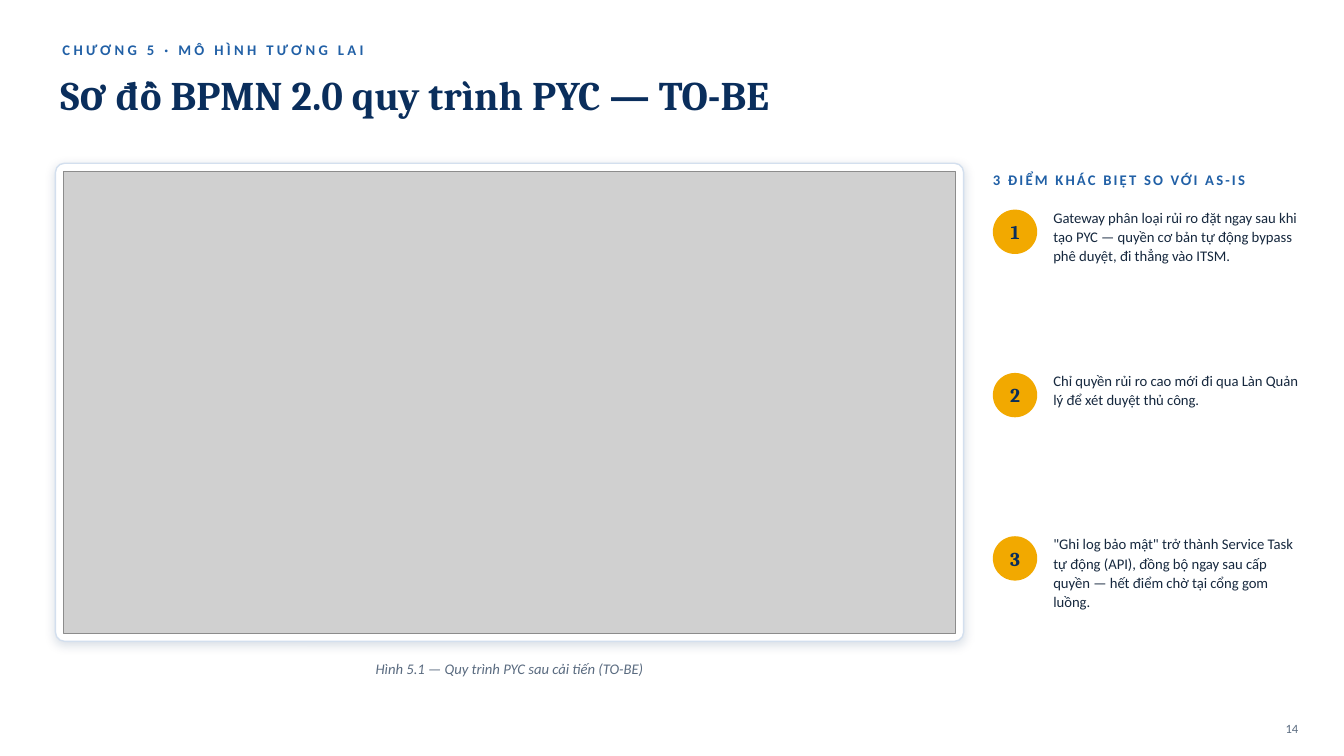
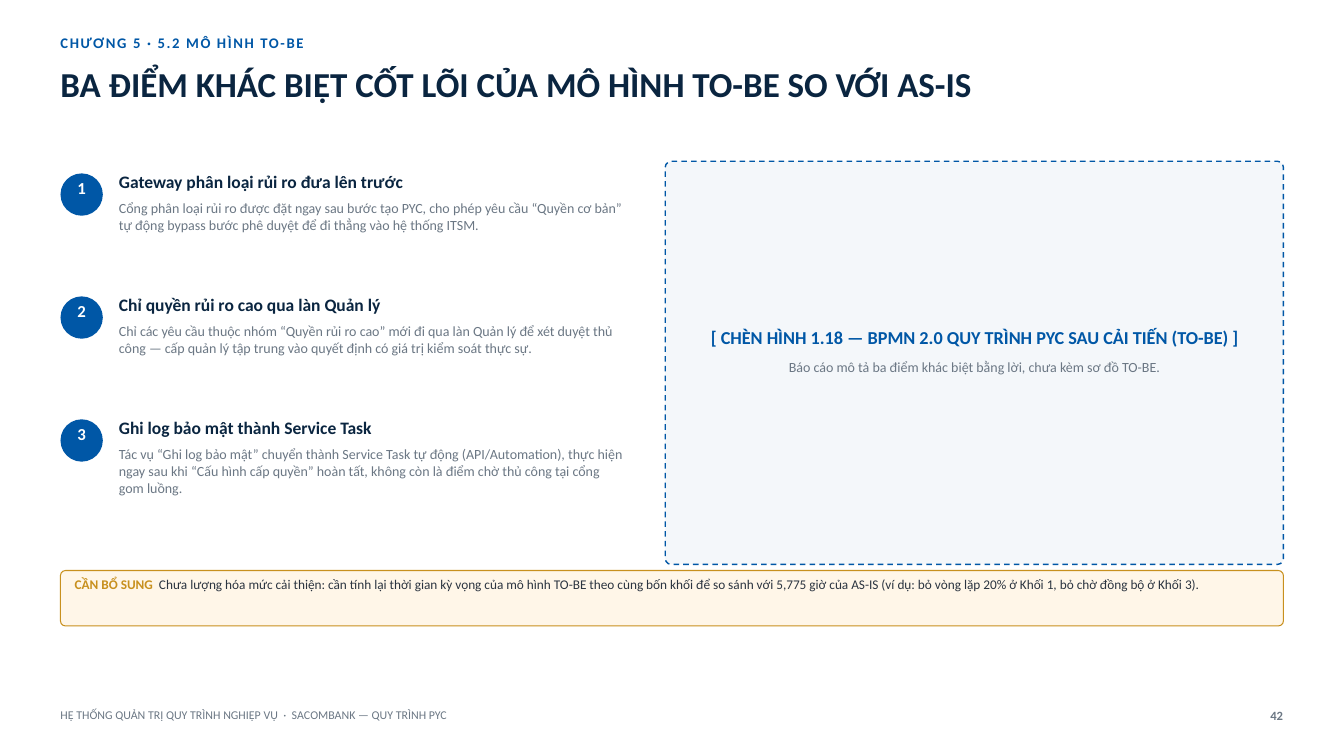
Before and after one commit to trilm83/SACOMBANK, a slide deck: slide 42 of BaoCao_PYC_Sacombank.pptx (slide 14 before the commit). Drawn at 1344x756 pixels with LibreOffice and Linux fonts; fonts in the diff are those of the drawing; grey boxes stand for pictures. Boxes give left, top, right and bottom in pixels: in the first picture for what was removed or moved away, otherwise in the second. Text is boxed around its words. In the diff, an @@ line names an element or a change of style, - is before the commit and + after.

```diff
--- a/BaoCao_PYC_Sacombank.pptx
+++ b/BaoCao_PYC_Sacombank.pptx
@@ text "CHƯƠNG 5 · 5.2 MÔ ..." at [133,38,278,48]: vertical alignment middle to top @@
@@ text at [133,38,278,48]: text changed; text colour #2160A6 to #0057A6 @@
-CHƯƠNG 5 · MÔ HÌNH TƯƠNG LAI
+CHƯƠNG 5 · 5.2 MÔ HÌNH TO-BE
@@ text "BA ĐIỂM KHÁC BIỆT CỐT ..." at [60,68,971,103]: vertical alignment middle to top @@
@@ text at [60,68,971,103]: text changed; size 10.5 to 25 pt; text colour #2160A6 to #0A2540 @@
-3 ĐIỂM KHÁC BIỆT SO VỚI AS-IS
+BA ĐIỂM KHÁC BIỆT CỐT LÕI CỦA MÔ HÌNH TO-BE SO VỚI AS-IS
@@ text removed at [116,81,769,119] @@
-Sơ đồ BPMN 2.0 quy trình PYC — TO-BE
@@ rounded rectangle removed at [55,163,964,641] @@
@@ text "1": place and size @@
-text "1" at [1011,226,1020,239]
+text "1" at [77,183,85,194]
@@ ellipse added at [60,173,103,216], fill #0057A6 @@
@@ picture removed at [64,171,956,633] @@
@@ text added at [119,175,403,191], 12.5 pt, text #0A2540, bold @@
+Gateway phân loại rủi ro đưa lên trước
@@ rounded rectangle added at [665,161,1284,565], fill #F4F7FA, outline #0057A6 1 pt dashed @@
@@ text at [119,202,622,233]: text changed; size 10.5 to 10 pt; text colour #16283E to #6B7784 @@
-Gateway phân loại rủi ro đặt ngay sau khi tạo PYC — quyền cơ bản tự động bypass phê duyệt, đi thẳng vào ITSM.
+Cổng phân loại rủi ro được đặt ngay sau bước tạo PYC, cho phép yêu cầu “Quyền cơ bản” tự động bypass bước phê duyệt để đi thẳng vào hệ thống ITSM.
@@ ellipse removed at [993,210,1037,254] @@
@@ ellipse added at [60,296,103,339], fill #0057A6 @@
@@ text at [119,297,381,314]: text changed; size 10.5 to 12.5 pt; text colour #16283E to #0A2540; bold on @@
-Chỉ quyền rủi ro cao mới đi qua Làn Quản lý để xét duyệt thủ công.
+Chỉ quyền rủi ro cao qua làn Quản lý
@@ text "2": place and size @@
-text "2" at [1010,388,1020,402]
+text "2" at [77,306,85,317]
@@ text added at [119,325,612,356], 10 pt, text #6B7784 @@
+Chỉ các yêu cầu thuộc nhóm “Quyền rủi ro cao” mới đi qua làn Quản lý để xét duyệt thủ công — cấp quản lý tập trung vào quyết định có giá trị kiểm soát thực sự.
@@ text at [721,330,1229,347]: text changed; size 10.5 to 13 pt; text colour #5A6B80 to #0057A6; bold on; italic off @@
-Hình 5.1 — Quy trình PYC sau cải tiến (TO-BE)
+[ CHÈN HÌNH 1.18 — BPMN 2.0 QUY TRÌNH PYC SAU CẢI TIẾN (TO-BE) ]
@@ text added at [789,361,1160,375], 10 pt, text #6B7784 @@
+Báo cáo mô tả ba điểm khác biệt bằng lời, chưa kèm sơ đồ TO-BE.
@@ ellipse removed at [993,373,1037,417] @@
@@ ellipse added at [60,419,103,462], fill #0057A6 @@
@@ size 14 to 12 pt, font Cambria to Calibri, text colour #0A2E5C to #FFFFFF; vertical alignment middle to top in 3 elements at [77,183,85,194], [77,306,85,317], [77,429,85,440] @@
@@ text "3": place and size @@
-text "3" at [1010,552,1020,566]
+text "3" at [77,429,85,440]
@@ text at [119,448,623,496]: text changed; size 10.5 to 10 pt; text colour #16283E to #6B7784 @@
-"Ghi log bảo mật" trở thành Service Task tự động (API), đồng bộ ngay sau cấp quyền — hết điểm chờ tại cổng gom luồng.
+Tác vụ “Ghi log bảo mật” chuyển thành Service Task tự động (API/Automation), thực hiện ngay sau khi “Cấu hình cấp quyền” hoàn tất, không còn là điểm chờ thủ công tại cổng gom luồng.
@@ text added at [119,421,371,437], 12.5 pt, text #0A2540, bold @@
+Ghi log bảo mật thành Service Task
@@ ellipse removed at [993,536,1037,581] @@
@@ rounded rectangle added at [60,571,1284,626], fill #FFF6E8, outline #C8901E 0.75 pt @@
@@ text added at [75,578,1199,592], 9.5 pt, text #2B3440 @@
+CẦN BỔ SUNG Chưa lượng hóa mức cải thiện: cần tính lại thời gian kỳ vọng của mô hình TO-BE theo cùng bốn khối để so sánh với 5,775 giờ của AS-IS (ví dụ: bỏ vòng lặp 20% ở Khối 1, bỏ chờ đồng bộ ở Khối 3).
@@ text added at [60,709,447,721], 8.5 pt, text #6B7784 @@
+HỆ THỐNG QUẢN TRỊ QUY TRÌNH NGHIỆP VỤ · SACOMBANK — QUY TRÌNH PYC
@@ text added at [1270,712,1283,720], 9 pt, text #6B7784, bold @@
+42
@@ text removed at [1286,725,1299,733] @@
-14
```
Also in this commit, not shown: 7 other slides changed, 39 slides added, 10 slides removed.
